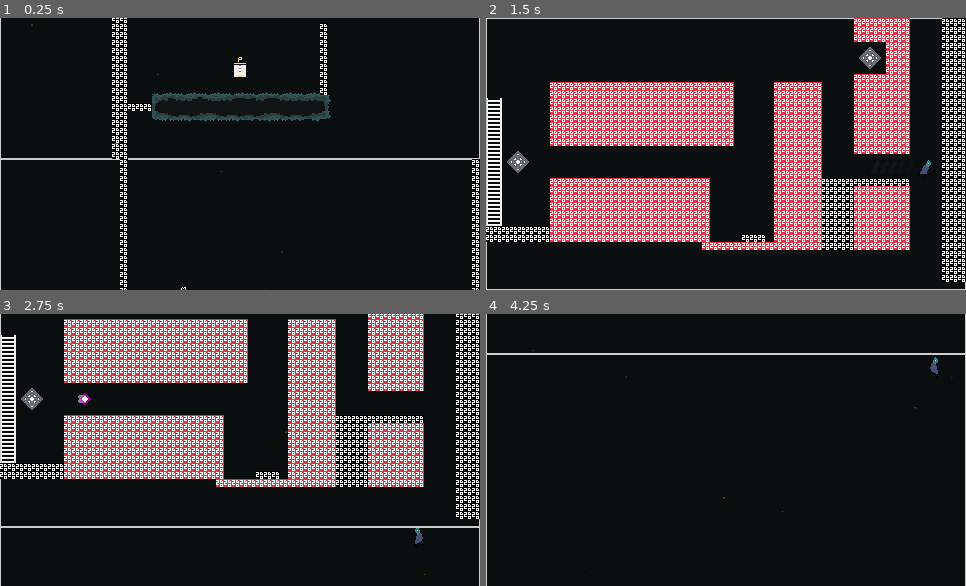
Above: before the commit, frames 1-4 (two rows, left to right).
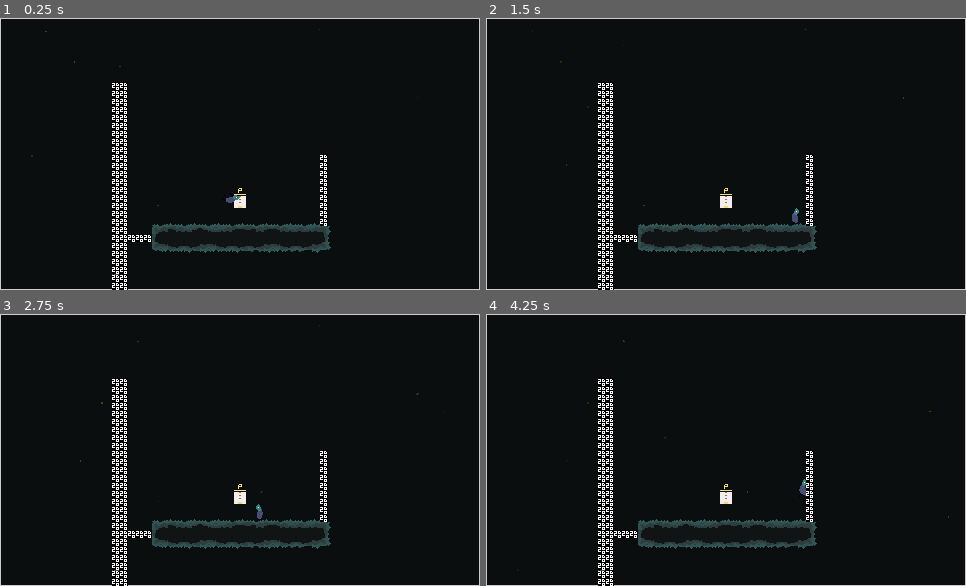
Above: after the commit, the same moments.

Repository: ehj37/Godot-Wild-Jam-90
Game: Godot game, scene res://scenes/level_2.tscn
The game is run twice, just before and just after one commit, with the same random seed, the same clock (stepped at 60 frames per second) and the same inputs. Sound files missing from this copy of the repository are replaced by a short silence.
Inputs:
- Up to frame 1 (0.25 s): no input
- Up to frame 2 (1.5 s): hold D (move_right) from 0.53 s (still down); tap Tab (bullet_time) at 0.6 s; tap Space (jump) at 0.77 s; tap M (dash) at 1.35 s
- Up to frame 3 (2.75 s): tap Space (jump) at 1.52 s; release D (move_right) at 2.03 s; hold A (move_left) from 2.03 s (still down); tap Tab (bullet_time) at 2.1 s
- Up to frame 4 (4.25 s): release A (move_left) at 2.78 s; hold D (move_right) from 2.78 s (still down); tap M (dash) at 2.85 s; tap Space (jump) at 3.02, 3.77 s; tap Tab (bullet_time) at 3.6 s; tap P (map) at 4.15 s

The runs differ from the first frame. In frame 1, 7.5% of the frame differs, in the area x 0-100%, y 0-100%; in frame 2, 36%; in frame 3, 37%; in frame 4, 4.6%.

Commit message:
Map updates with level progress

Diff:
--- a/project.godot
+++ b/project.godot
@@ -23,12 +23,12 @@
 
 SignalBus="*uid://c3jgq0q4mxp00"
 TimeScaleManager="*uid://dnkw1n08hd21l"
+FadeRect="*uid://cph70f5lg4yw4"
+Map="*uid://bndv74ixujng3"
 ScreenManager="*uid://cqqcry8vtupf8"
 BulletTimeManager="*uid://dpl3nymg58yio"
-FadeRect="*uid://cph70f5lg4yw4"
 LevelManager="*uid://bhc3hau5atiu7"
 AbilityManager="*uid://xch16tjsq3xq"
-Map="*uid://bndv74ixujng3"
 SoundEffectManager="*uid://de3p3blpplcwn"
 PauseMenu="*uid://coymmpgpbobq7"
 GameEndScreen="*uid://b188r0n84c2y4"
--- a/scenes/level_1.tscn
+++ b/scenes/level_1.tscn
@@ -28,7 +28,7 @@
 script = ExtResource("1_15mv3")
 
 [node name="Player" parent="." unique_id=926355718 instance=ExtResource("2_e3sih")]
-position = Vector2(453, 1931)
+position = Vector2(244, 217)
 spawn_falling = false
 
 [node name="Camera" parent="." unique_id=1830973701 node_paths=PackedStringArray("initial_screen") instance=ExtResource("3_2y5yt")]
@@ -82,7 +82,6 @@
 position = Vector2(232, 267)
 
 [node name="JumpGraffiti" parent="ScreenIntro" unique_id=263023342 instance=ExtResource("15_6dial")]
-z_index = -4095
 position = Vector2(127, 232)
 
 [node name="DashGraffiti" parent="ScreenIntro" unique_id=1268804207 instance=ExtResource("16_7nomh")]
@@ -91,13 +90,6 @@
 
 [node name="PlummetGraffiti" parent="ScreenIntro" unique_id=1641744362 instance=ExtResource("14_7nomh")]
 position = Vector2(240, 40)
-
-[node name="Label" type="Label" parent="ScreenIntro" unique_id=1720086608]
-offset_left = 122.0
-offset_top = 239.0
-offset_right = 379.0
-offset_bottom = 262.0
-text = "Make breakable platform wider"
 
 [node name="BreakableTile" parent="ScreenIntro" unique_id=1493320154 instance=ExtResource("15_so66j")]
 position = Vector2(228, 268)
--- a/scenes/level_2.tscn
+++ b/scenes/level_2.tscn
@@ -22,7 +22,7 @@
 initial_screen = NodePath("../ScreenBigLand")
 
 [node name="Player" parent="." unique_id=926355718 instance=ExtResource("3_b4j7a")]
-position = Vector2(352, 1240)
+position = Vector2(232, 160)
 
 [node name="ScreenBigLand" parent="." unique_id=974160926 node_paths=PackedStringArray("screen_below") instance=ExtResource("4_wo48x")]
 screen_below = NodePath("../ScreenJumpBulletIntro")
--- a/scripts/autoload/screen_manager.gd
+++ b/scripts/autoload/screen_manager.gd
@@ -10,6 +10,8 @@
 
 
 func _on_screen_entered(entered_screen: Screen) -> void:
+	Map.update_progress(entered_screen, LevelManager.current_level)
+
 	_overlapping_screens.append(entered_screen)
 	current_screen = entered_screen
 	SignalBus.snap_camera_to.emit(entered_screen, false)
--- a/ui/map/map.gd
+++ b/ui/map/map.gd
@@ -5,14 +5,53 @@
 
 var _fade_in_tween: Tween
 var _fade_out_tween: Tween
+var _level_1_pips: Array[MapProgressPip] = []
+var _level_2_pips: Array[MapProgressPip] = []
+var _level_3_pips: Array[MapProgressPip] = []
 
+@onready var progress_pip_packed_scene: PackedScene = preload("./progress_pip/progress_pip.tscn")
 @onready var container: Node2D = $Container
+@onready var level_1_pip_container: HBoxContainer = $Container/Level1PipContainer
+@onready var level_2_pip_container: HBoxContainer = $Container/Level2PipContainer
+@onready var level_3_pip_container: HBoxContainer = $Container/Level3PipContainer
 
 
-func _ready() -> void:
-	container.modulate.a = 0.0
-	SignalBus.map_opened.connect(_show)
-	SignalBus.map_closed.connect(_hide)
+func update_progress(screen: Screen, level: Level) -> void:
+	var progress_pips: Array[MapProgressPip]
+	match level.name:
+		"Level1":
+			progress_pips = _level_1_pips
+		"Level2":
+			progress_pips = _level_2_pips
+		"Level3":
+			progress_pips = _level_3_pips
+
+	var level_name: String = level.name
+	var screen_name: String = screen.name
+	var already_present: bool = (
+		progress_pips.find_custom(
+			func(p: MapProgressPip) -> bool: return (
+				p.screen_name == screen_name && p.level_name == level_name
+			)
+		)
+		!= -1
+	)
+	if already_present:
+		return
+
+	var new_pip: MapProgressPip = progress_pip_packed_scene.instantiate()
+	new_pip.level_name = level_name
+	new_pip.screen_name = screen_name
+
+	match level.name:
+		"Level1":
+			level_1_pip_container.add_child(new_pip)
+		"Level2":
+			level_2_pip_container.add_child(new_pip)
+		"Level3":
+			level_3_pip_container.add_child(new_pip)
+
+	progress_pips.append(new_pip)
 
 
 func _show() -> void:
@@ -29,3 +68,9 @@
 
 	_fade_out_tween = get_tree().create_tween()
 	_fade_out_tween.tween_property(container, "modulate:a", 0.0, FADE_OUT_DURATION)
+
+
+func _ready() -> void:
+	container.modulate.a = 0.0
+	SignalBus.map_opened.connect(_show)
+	SignalBus.map_closed.connect(_hide)
--- a/ui/map/map.tscn
+++ b/ui/map/map.tscn
@@ -77,3 +77,65 @@
 "source_uid": 2268140963223131255
 }
 metadata/_aseprite_wizard_source_file_hash_ = "4998cdce467a005d6a39c6dbd923540a"
+
+[node name="VBoxContainer" type="VBoxContainer" parent="Container" unique_id=1841328405]
+offset_left = 234.0
+offset_top = 47.0
+offset_right = 246.0
+offset_bottom = 154.0
+size_flags_horizontal = 4
+
+[node name="Level1Step" type="MarginContainer" parent="Container/VBoxContainer" unique_id=1787416147]
+custom_minimum_size = Vector2(0, 2)
+layout_mode = 2
+theme_override_constants/margin_top = 10
+theme_override_constants/margin_bottom = 10
+
+[node name="ColorRect" type="ColorRect" parent="Container/VBoxContainer/Level1Step" unique_id=1693625281]
+custom_minimum_size = Vector2(0, 2)
+layout_mode = 2
+mouse_filter = 2
+color = Color(0.5294118, 0.4627451, 0.4, 1)
+
+[node name="Level2Step" type="MarginContainer" parent="Container/VBoxContainer" unique_id=78311095]
+custom_minimum_size = Vector2(0, 2)
+layout_mode = 2
+theme_override_constants/margin_top = 10
+theme_override_constants/margin_bottom = 10
+
+[node name="ColorRect" type="ColorRect" parent="Container/VBoxContainer/Level2Step" unique_id=427318021]
+custom_minimum_size = Vector2(0, 2)
+layout_mode = 2
+mouse_filter = 2
+color = Color(0.5294118, 0.4627451, 0.4, 1)
+
+[node name="Level3Step" type="MarginContainer" parent="Container/VBoxContainer" unique_id=1270319111]
+custom_minimum_size = Vector2(0, 2)
+layout_mode = 2
+theme_override_constants/margin_top = 10
+theme_override_constants/margin_bottom = 10
+
+[node name="ColorRect" type="ColorRect" parent="Container/VBoxContainer/Level3Step" unique_id=1618155011]
+custom_minimum_size = Vector2(0, 2)
+layout_mode = 2
+mouse_filter = 2
+color = Color(0.5294118, 0.4627451, 0.4, 1)
+
+[node name="Level1PipContainer" type="HBoxContainer" parent="Container" unique_id=176157831]
+offset_left = 251.0
+offset_top = 57.0
+offset_right = 291.0
+offset_bottom = 59.0
+theme_override_constants/separation = 1
+
+[node name="Level2PipContainer" type="HBoxContainer" parent="Container" unique_id=1163893484]
+offset_left = 251.0
+offset_top = 83.0
+offset_right = 291.0
+offset_bottom = 85.0
+
+[node name="Level3PipContainer" type="HBoxContainer" parent="Container" unique_id=1099618038]
+offset_left = 251.0
+offset_top = 109.0
+offset_right = 291.0
+offset_bottom = 111.0
--- /dev/null
+++ b/ui/map/progress_pip/progress_pip.gd
@@ -0,0 +1,6 @@
+class_name MapProgressPip
+
+extends ColorRect
+
+var level_name: String
+var screen_name: String
--- /dev/null
+++ b/ui/map/progress_pip/progress_pip.tscn
@@ -0,0 +1,8 @@
+[gd_scene format=3 uid="uid://dehj40mm6885o"]
+
+[ext_resource type="Script" uid="uid://bbx4pmbyyp28y" path="res://ui/map/progress_pip/progress_pip.gd" id="1_ign7i"]
+
+[node name="ProgressPip" type="ColorRect" unique_id=112414823]
+custom_minimum_size = Vector2(2, 0)
+color = Color(0.9764706, 0.85882354, 0.42745098, 1)
+script = ExtResource("1_ign7i")
Not shown, added: ui/map/progress_pip/progress_pip.gd.uid
